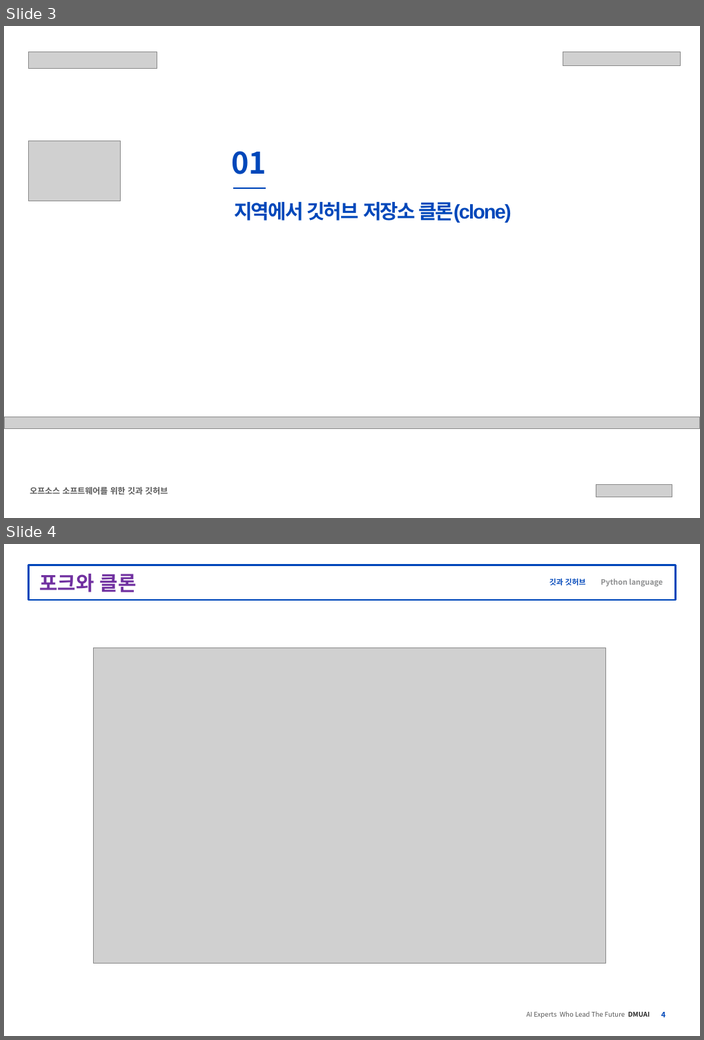
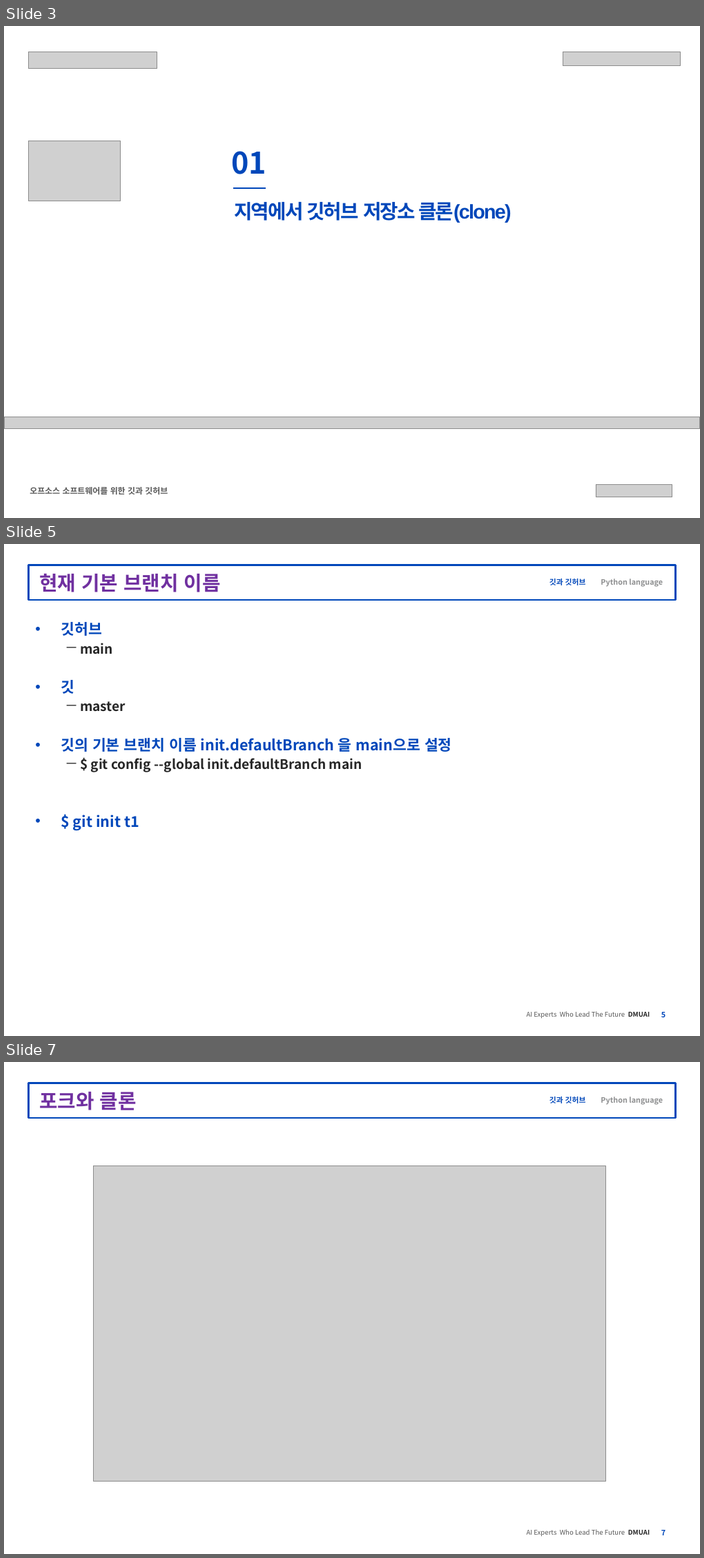
Before and after one commit to loliveoo/github-basic, a slide deck: 3-1 지역과 원격 저장소 연동 기초.pptx. Shown one above the other, each under a label of ours: slides 3 and 4 before the commit, slides 3, 5 and 7 after it; the slides between them are not shown. The pictures are 704x1040 and 704x1558 pixels, drawn with LibreOffice and Linux fonts; fonts in the diff are those of the drawing; grey boxes stand for pictures; background and template pictures are left out. Boxes give left, top, right and bottom in pixels: in the first picture for what was removed or moved away, otherwise in the second. Text is boxed around its words. In the diff, an @@ line names an element or a change of style, - is before the commit and + after.

```diff
--- a/3-1 지역과 원격 저장소 연동 기초.pptx
+++ b/3-1 지역과 원격 저장소 연동 기초.pptx
@@ slide 5 added at (x1=4, y1=544, x2=700, y2=1036), background #FFFFFF; not listed: 5 template elements that a slide beside it also shows @@
@@ title added at (x1=39, y1=574, x2=221, y2=592), 24 pt, text #7030A0, bold @@
+현재 기본 브랜치 이름
@@ text added at (x1=61, y1=622, x2=452, y2=830), 18 pt, text #0047BA, bold @@
+• 깃허브
+  － main
+• 깃
+  － master
+• 깃의 기본 브랜치 이름 init.defaultBranch 을 main으로 설정
+  － $ git config --global init.defaultBranch main
+• $ git init t1
@@ what was slide 4 is now slide 7 @@
@@ page number at (x1=661, y1=1530, x2=665, y2=1535): text changed @@
-4
+7
```
Also in this commit, not shown: 2 other slides added.
